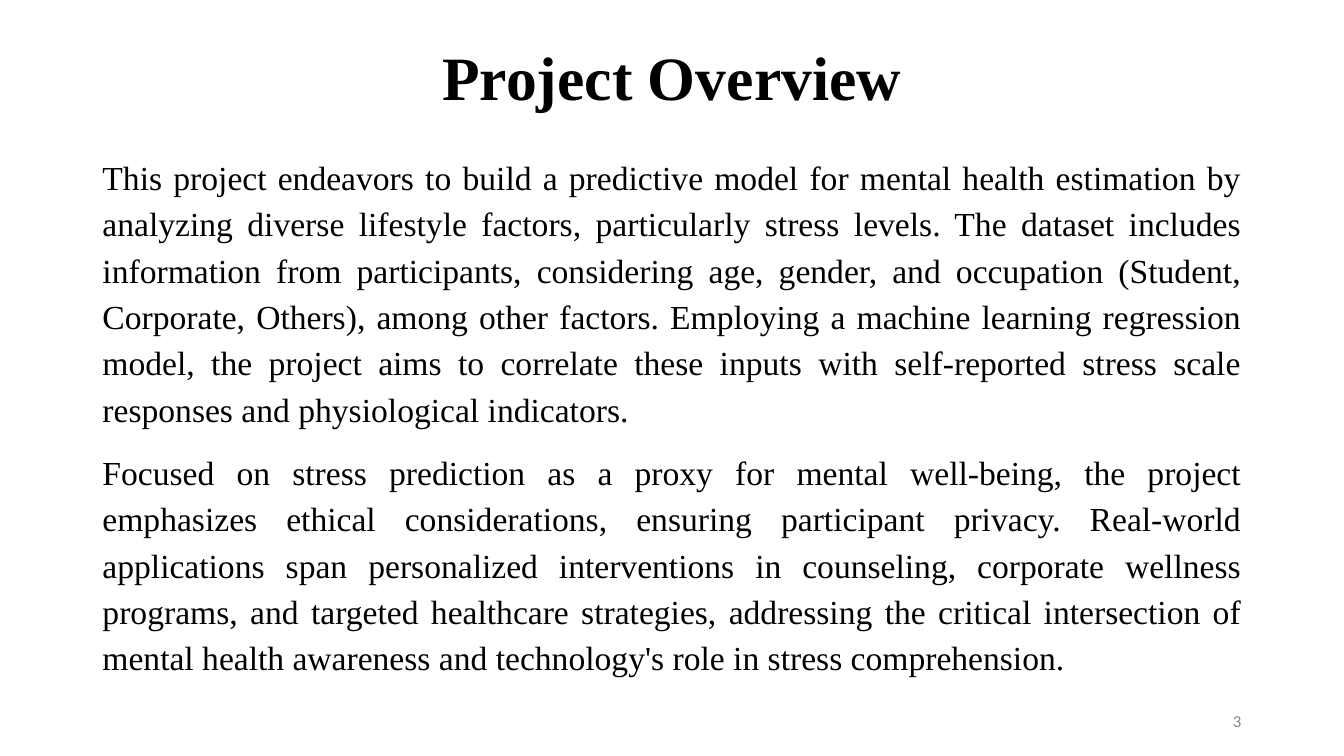
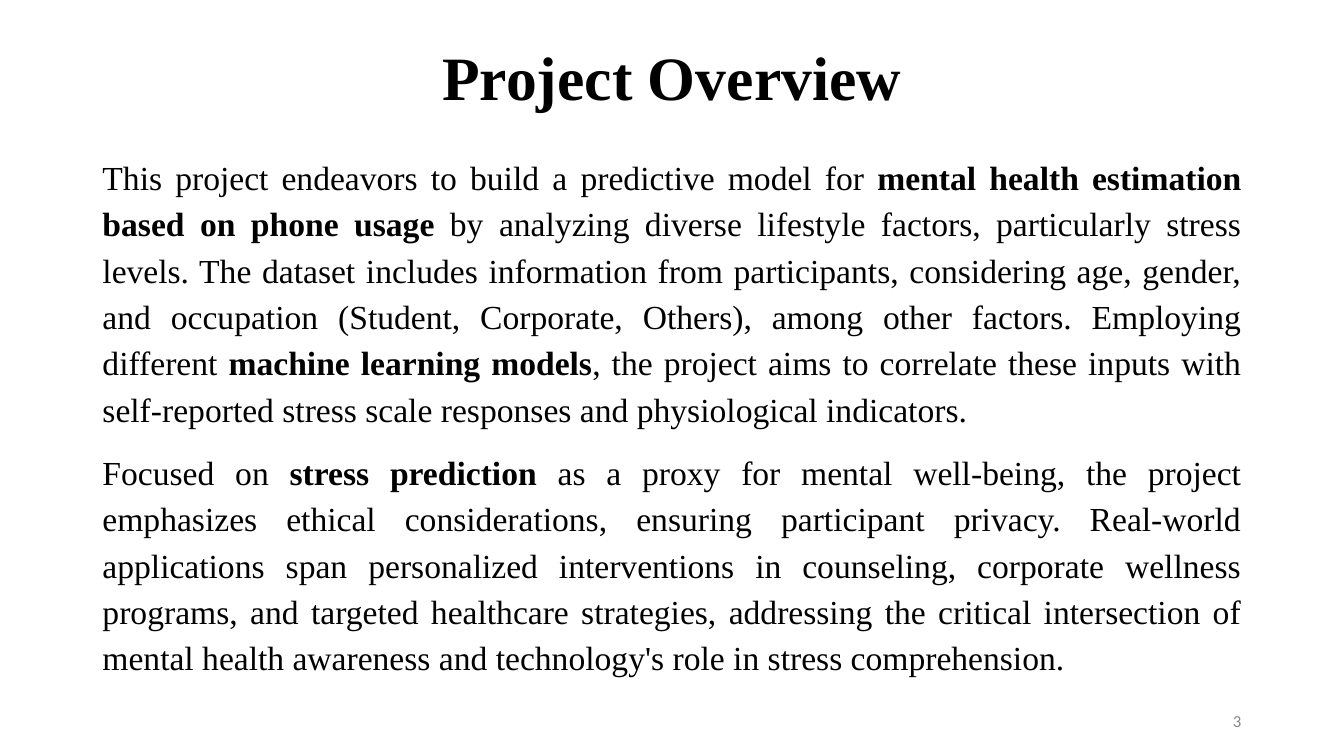
Before and after one commit to Brainskull24/Heal.ai, a slide deck: slide 3 of PPT.pptx. Drawn at 1344x756 pixels with LibreOffice and Linux fonts; fonts in the diff are those of the drawing; background and template pictures are left out. Boxes give left, top, right and bottom in pixels: in the first picture for what was removed or moved away, otherwise in the second. Text is boxed around its words. In the diff, an @@ line names an element or a change of style, - is before the commit and + after.

```diff
--- a/PPT.pptx
+++ b/PPT.pptx
@@ text at (102,166,1241,428): text changed @@
-This project endeavors to build a predictive model for mental health estimation by analyzing diverse lifestyle factors, particularly stress levels. The dataset includes information from participants, considering age, gender, and occupation (Student, Corporate, Others), among other factors. Employing a machine learning regression model, the project aims to correlate these inputs with self-reported stress scale responses and physiological indicators.
+This project endeavors to build a predictive model for mental health estimation based on phone usage by analyzing diverse lifestyle factors, particularly stress levels. The dataset includes information from participants, considering age, gender, and occupation (Student, Corporate, Others), among other factors. Employing different machine learning models, the project aims to correlate these inputs with self-reported stress scale responses and physiological indicators.
@@ text at (102,461,1241,677): bold on in "stress prediction" @@
```
Also in this commit, not shown: 4 other slides changed, 7 slides added, 7 other files.
